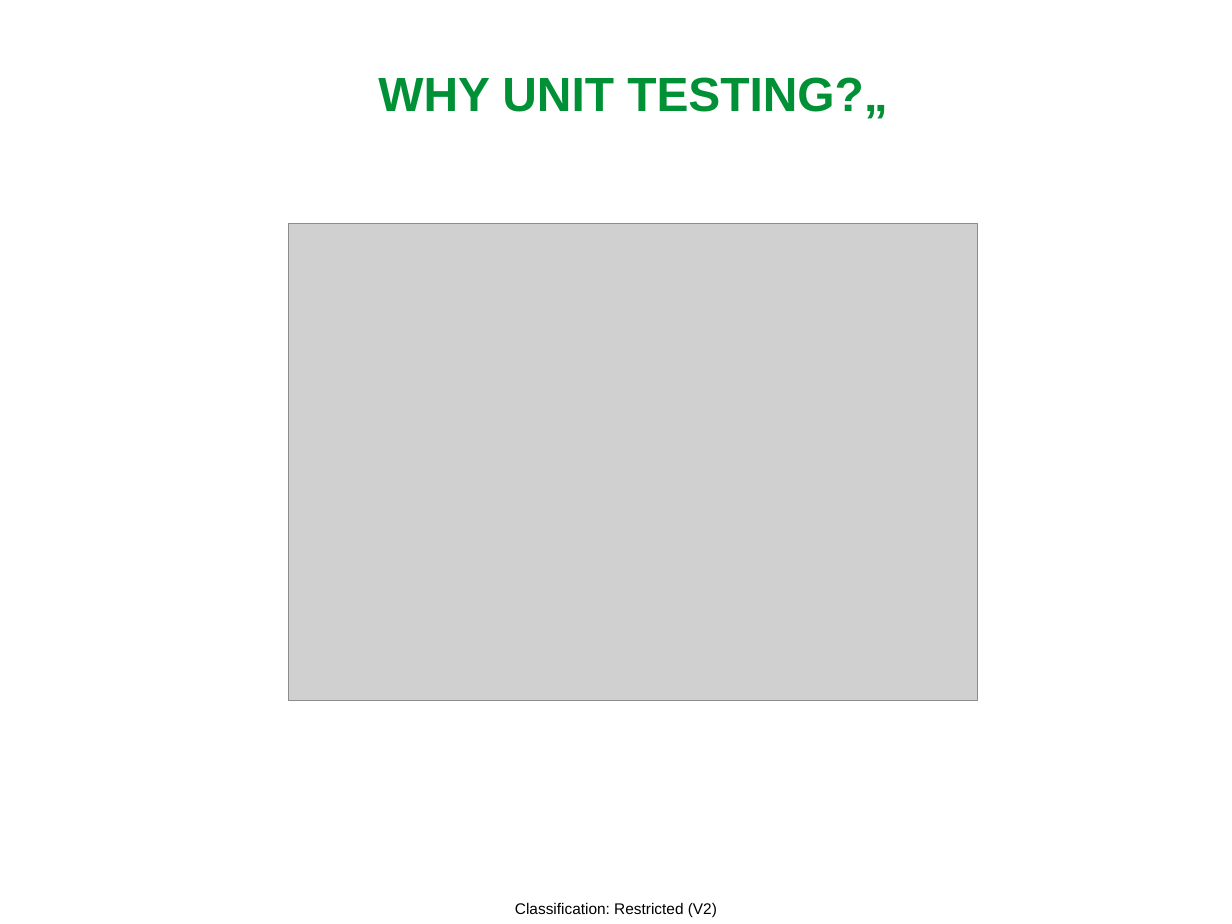
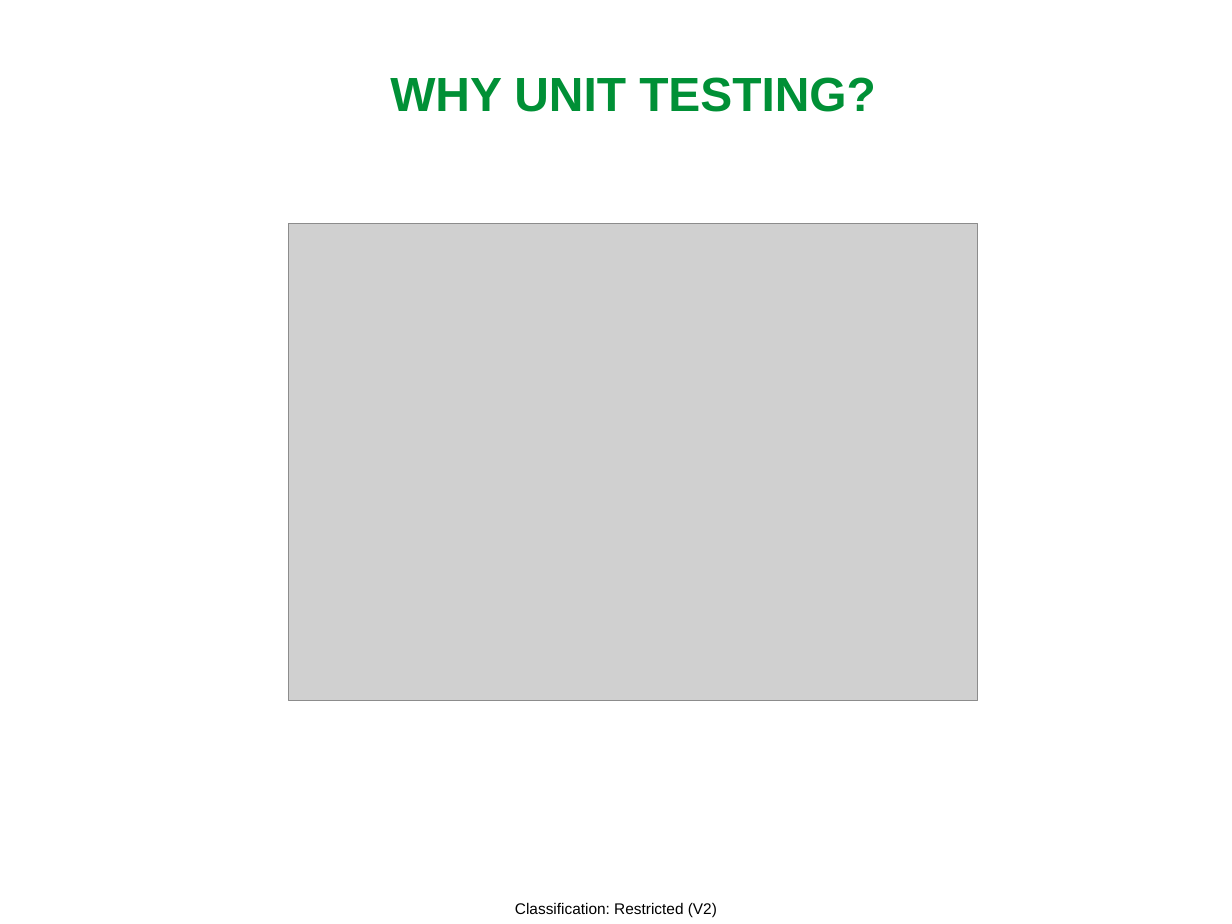
Before and after one commit to MarianCentric/summer_practice_2021, a slide deck: slide 7 of Developer testing 2021.pptx. Drawn at 1232x924 pixels with LibreOffice and Linux fonts; fonts in the diff are those of the drawing; grey boxes stand for pictures; background and template pictures are left out. Boxes give left, top, right and bottom in pixels: in the first picture for what was removed or moved away, otherwise in the second. Text is boxed around its words. In the diff, an @@ line names an element or a change of style, - is before the commit and + after.

```diff
--- a/Developer testing 2021.pptx
+++ b/Developer testing 2021.pptx
@@ title at <box>390,77,876,112</box>: text changed @@
-WHY UNIT TESTING?„
+WHY UNIT TESTING?
```
Also in this commit, not shown: 55 other slides changed, 57 other files.
